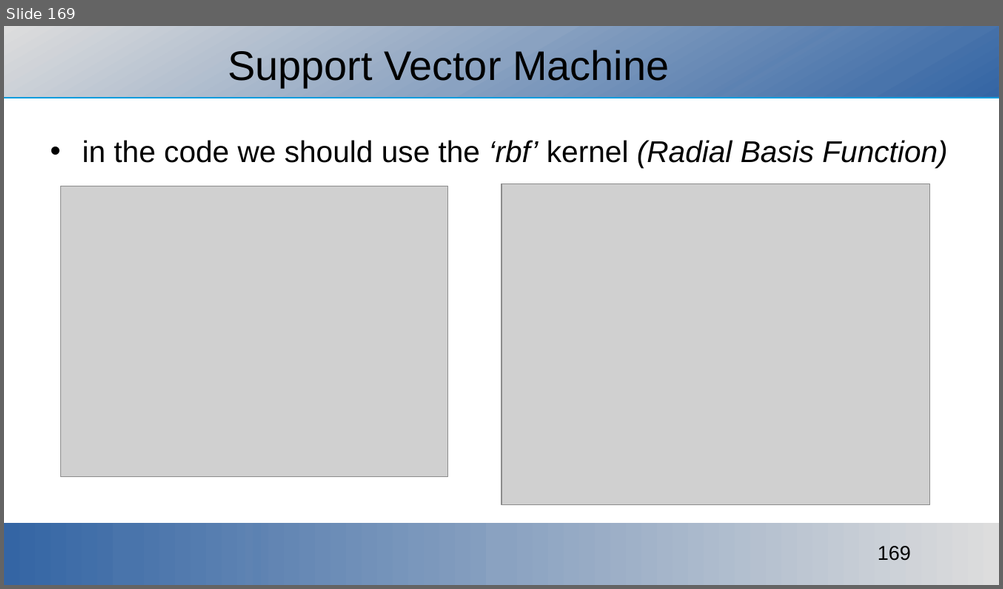
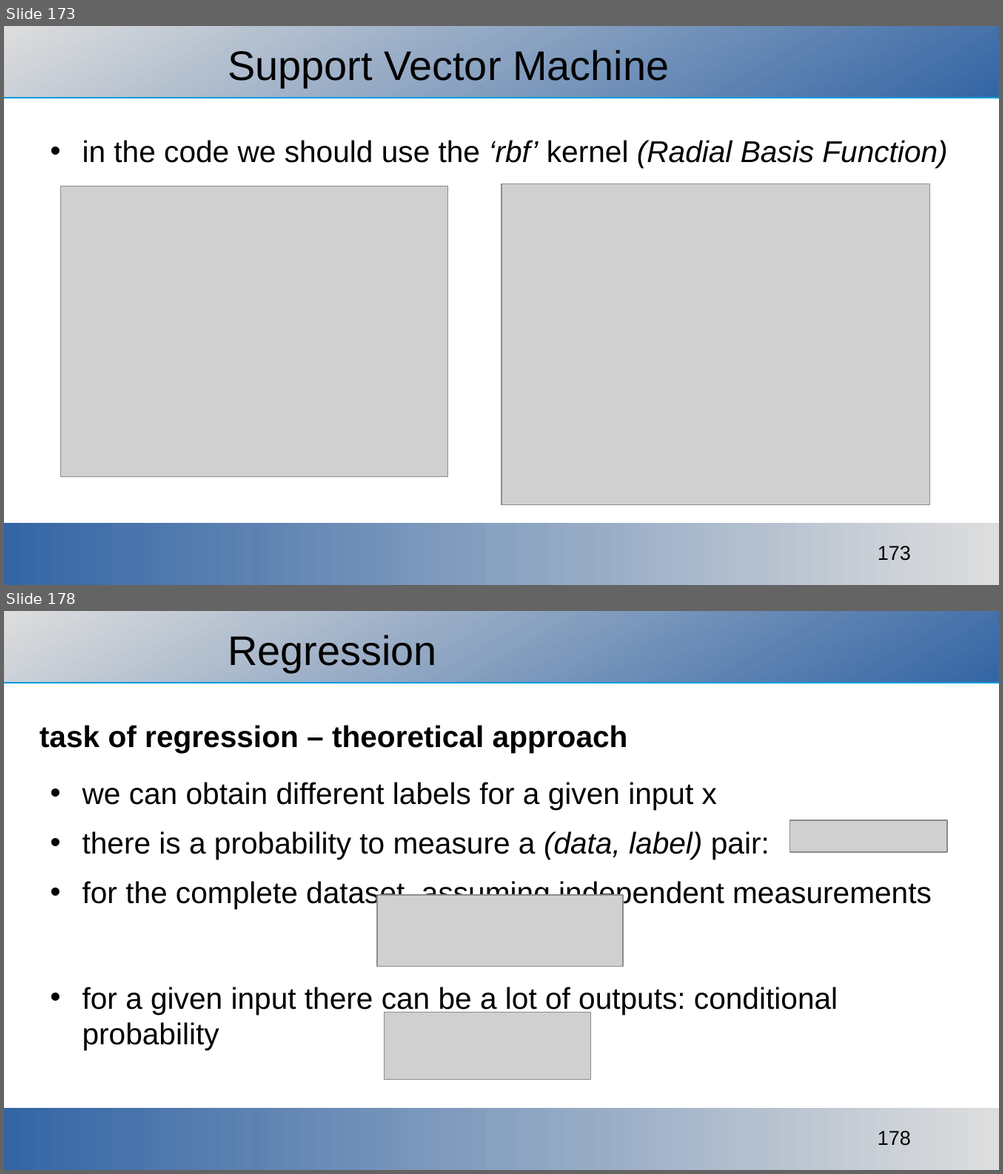
Before and after one commit to ajakovac/ML-in-Practice-I, a slide deck: ML in practice.odp. Shown one above the other, each under a label of ours: slide 169 before the commit, slides 173 and 178 after it; the slides between them are not shown. The pictures are 1003x589 and 1003x1174 pixels, drawn with LibreOffice and Linux fonts; fonts in the diff are those of the drawing; grey boxes stand for pictures; background and template pictures are left out. Boxes give left, top, right and bottom in pixels: in the first picture for what was removed or moved away, otherwise in the second. Text is boxed around its words. In the diff, an @@ line names an element or a change of style, - is before the commit and + after.

Commit message:
regression started

```diff
--- a/ML in practice.odp
+++ b/ML in practice.odp
@@ slide 178 added at (x1=4, y1=611, x2=999, y2=1170), background #FFFFFF; not listed: 3 template elements that a slide beside it also shows @@
@@ title added at (x1=227, y1=635, x2=437, y2=672), 33 pt, text #000000 @@
+Regression
@@ text added at (x1=40, y1=725, x2=931, y2=1051), 24 pt, text #000000 @@
+task of regression – theoretical approach
+• we can obtain different labels for a given input x
+• there is a probability to measure a (data, label) pair:
+• for the complete dataset, assuming independent measurements
+• for a given input there can be a lot of outputs: conditional probability
@@ picture added at (x1=789, y1=820, x2=947, y2=852) @@
@@ picture added at (x1=377, y1=895, x2=623, y2=967) @@
@@ picture added at (x1=384, y1=1013, x2=591, y2=1080) @@
@@ what was slide 169 is now slide 173 @@
@@ page number at (x1=877, y1=546, x2=910, y2=561): text changed @@
-169
+173
```
Also in this commit, not shown: 2 slides changed, 7 other slides added, 1 other file.
